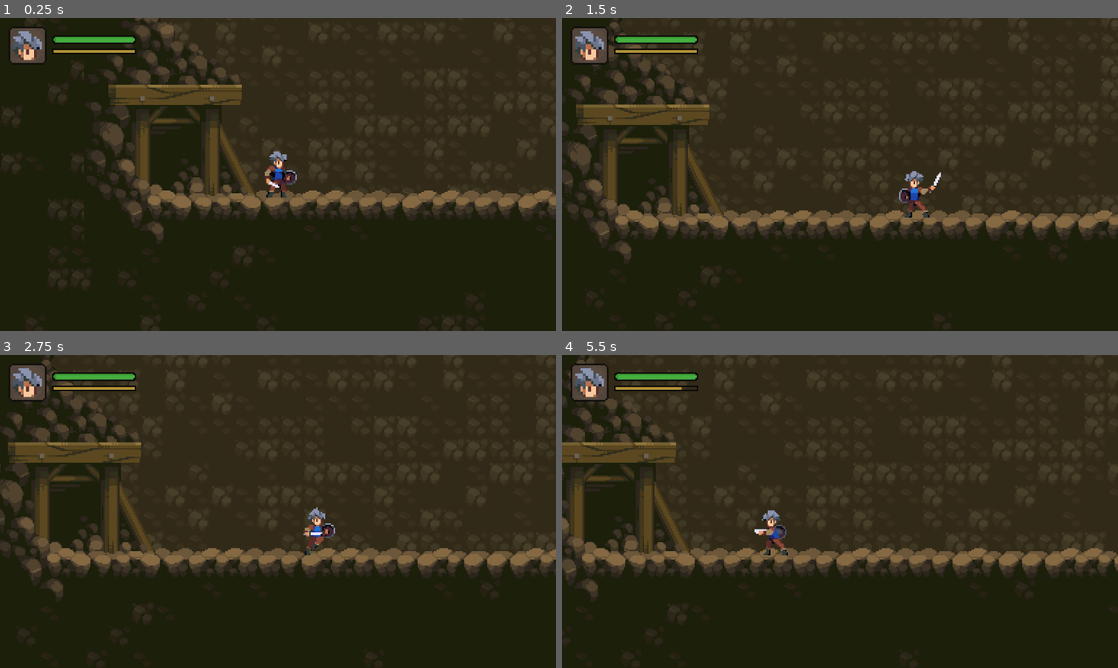
Above: before the commit, frames 1-4 (two rows, left to right).
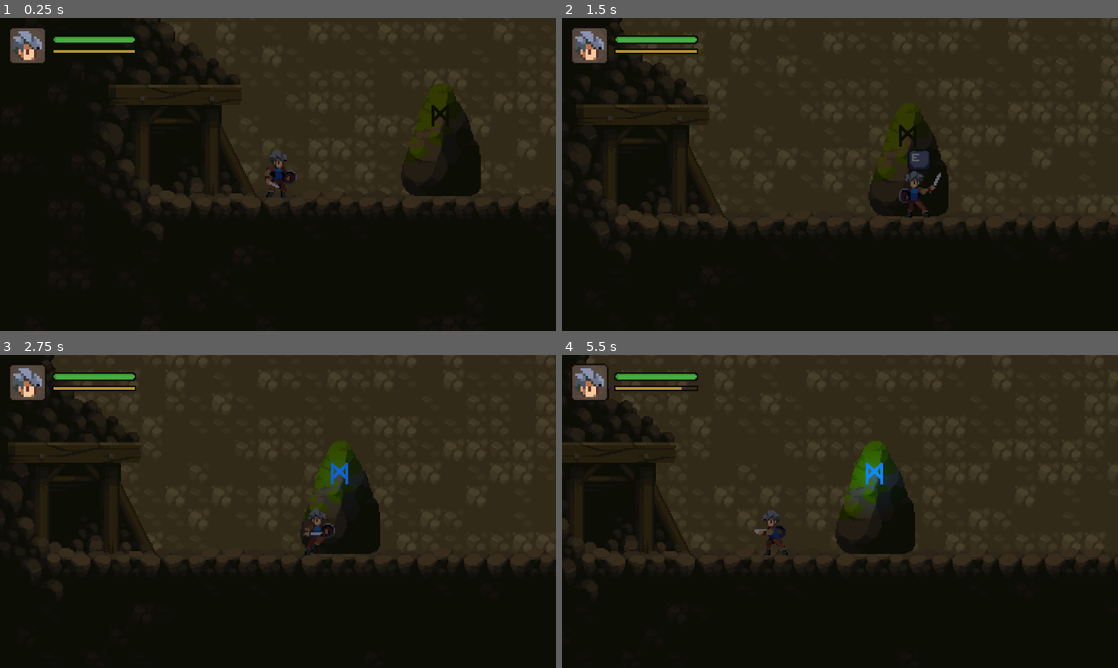
Above: after the commit, the same moments.

Repository: Amoyens1s/godot-learn
Game: Godot game, scene res://maps/cave.tscn
Same seed, same stepped clock (60 frames per second), same inputs: the game is played once before the commit and once after it. This scene is started directly instead of the project's main scene.
Inputs:
- Up to frame 1 (0.25 s): no input
- Up to frame 2 (1.5 s): tap Enter at 0.5 s; hold D (move_right) 0.53-1.28 s; hold E (interact) 0.53-1.28 s; tap Space (jump) at 0.77 s; hold A (move_left) from 1.28 s (still down); tap J (attack) at 1.35 s
- Up to frame 3 (2.75 s): tap Space (jump) at 1.52 s; tap E (interact) at 1.55 s; release A (move_left) at 2.03 s; hold D (move_right) from 2.03 s (still down); hold E (interact) from 2.03 s (still down)
- Up to frame 4 (5.5 s): release E (interact) at 2.78 s; tap K (slide) at 2.85 s; tap Space (jump) at 3.02, 3.77, 4.52 s; tap E (interact) at 3.05, 4.35, 5.3 s; release D (move_right) at 3.53 s; hold E (interact) 3.53-4.28 s; hold A (move_left) from 3.53 s (still down); tap L at 3.6 s; hold J (attack) from 5.03 s (still down)

The runs differ from the first frame. In frame 1, 18% of the frame differs, in the area x 0-100%, y 0-100%; in frame 2, 17%; in frame 3, 17%; in frame 4, 16%.

Commit message:
feat: 存档石头

Diff:
--- a/03.勇者传说/maps/cave.tscn
+++ b/03.勇者传说/maps/cave.tscn
@@ -1,9 +1,10 @@
-[gd_scene load_steps=7 format=3 uid="uid://brmw3mq52v2gf"]
+[gd_scene load_steps=8 format=3 uid="uid://brmw3mq52v2gf"]
 
 [ext_resource type="Script" uid="uid://ca74sk7n1srmm" path="res://maps/world.gd" id="1_l78uw"]
 [ext_resource type="PackedScene" uid="uid://dwgw8lt6kuhrq" path="res://scenes/mine_gate.tscn" id="3_45eu1"]
 [ext_resource type="Script" uid="uid://bandm5wlvj3y6" path="res://scripts/classes/EntryPoint.gd" id="4_l78uw"]
 [ext_resource type="TileSet" uid="uid://c38h67ltw2rv7" path="res://tiles/tile.tres" id="4_ye82m"]
+[ext_resource type="PackedScene" uid="uid://pmxsg0wv2b7r" path="res://scenes/save_stone.tscn" id="5_0qq4n"]
 [ext_resource type="PackedScene" uid="uid://biodm7i0lwapv" path="res://scenes/player.tscn" id="5_fpr8h"]
 [ext_resource type="PackedScene" uid="uid://cqkogf1dsbik1" path="res://scenes/enemies/boar.tscn" id="8_owvnq"]
 
@@ -27,6 +28,9 @@
 position = Vector2(-256, 480)
 script = ExtResource("4_l78uw")
 metadata/_custom_type_script = "uid://bandm5wlvj3y6"
+
+[node name="SaveStone" parent="TileMap" instance=ExtResource("5_0qq4n")]
+position = Vector2(-176, 392)
 
 [node name="Player" parent="." instance=ExtResource("5_fpr8h")]
 position = Vector2(104, 296)
@@ -56,3 +60,6 @@
 
 [node name="Boar" parent="." instance=ExtResource("8_owvnq")]
 position = Vector2(952, 272)
+
+[node name="CanvasModulate" type="CanvasModulate" parent="."]
+color = Color(0.427493, 0.427493, 0.427493, 1)
--- /dev/null
+++ b/03.勇者传说/scenes/save_stone.tscn
@@ -0,0 +1,202 @@
+[gd_scene load_steps=10 format=3 uid="uid://pmxsg0wv2b7r"]
+
+[ext_resource type="Script" uid="uid://dk6m0mlwfwuhk" path="res://scripts/save_stone.gd" id="1_4el8i"]
+[ext_resource type="Texture2D" uid="uid://bqmorybskaus1" path="res://assets/Props-Rocks.png" id="2_xh6qk"]
+
+[sub_resource type="RectangleShape2D" id="RectangleShape2D_l6ai7"]
+size = Vector2(74, 79)
+
+[sub_resource type="Gradient" id="Gradient_4el8i"]
+colors = PackedColorArray(1, 1, 1, 1, 0, 0, 0, 1)
+
+[sub_resource type="GradientTexture2D" id="GradientTexture2D_xh6qk"]
+gradient = SubResource("Gradient_4el8i")
+fill = 1
+fill_from = Vector2(0.5, 0.5)
+fill_to = Vector2(0.5, 0)
+metadata/_snap_enabled = true
+
+[sub_resource type="Animation" id="Animation_l6ai7"]
+resource_name = "ready"
+tracks/0/type = "value"
+tracks/0/imported = false
+tracks/0/enabled = true
+tracks/0/path = NodePath("PointLight2D:enabled")
+tracks/0/interp = 1
+tracks/0/loop_wrap = true
+tracks/0/keys = {
+"times": PackedFloat32Array(0),
+"transitions": PackedFloat32Array(1),
+"update": 1,
+"values": [false]
+}
+tracks/1/type = "value"
+tracks/1/imported = false
+tracks/1/enabled = true
+tracks/1/path = NodePath("Props-rocks2:region_rect")
+tracks/1/interp = 1
+tracks/1/loop_wrap = true
+tracks/1/keys = {
+"times": PackedFloat32Array(0),
+"transitions": PackedFloat32Array(1),
+"update": 0,
+"values": [Rect2(48, 288, 16, 16)]
+}
+tracks/2/type = "value"
+tracks/2/imported = false
+tracks/2/enabled = true
+tracks/2/path = NodePath(".:monitoring")
+tracks/2/interp = 1
+tracks/2/loop_wrap = true
+tracks/2/keys = {
+"times": PackedFloat32Array(0),
+"transitions": PackedFloat32Array(1),
+"update": 1,
+"values": [true]
+}
+
+[sub_resource type="Animation" id="Animation_mayrj"]
+length = 0.001
+tracks/0/type = "value"
+tracks/0/imported = false
+tracks/0/enabled = true
+tracks/0/path = NodePath("PointLight2D:enabled")
+tracks/0/interp = 1
+tracks/0/loop_wrap = true
+tracks/0/keys = {
+"times": PackedFloat32Array(0),
+"transitions": PackedFloat32Array(1),
+"update": 1,
+"values": [false]
+}
+tracks/1/type = "value"
+tracks/1/imported = false
+tracks/1/enabled = true
+tracks/1/path = NodePath("Props-rocks2:region_rect")
+tracks/1/interp = 1
+tracks/1/loop_wrap = true
+tracks/1/keys = {
+"times": PackedFloat32Array(0),
+"transitions": PackedFloat32Array(1),
+"update": 0,
+"values": [Rect2(48, 288, 16, 16)]
+}
+tracks/2/type = "value"
+tracks/2/imported = false
+tracks/2/enabled = true
+tracks/2/path = NodePath(".:monitoring")
+tracks/2/interp = 1
+tracks/2/loop_wrap = true
+tracks/2/keys = {
+"times": PackedFloat32Array(0),
+"transitions": PackedFloat32Array(1),
+"update": 1,
+"values": [true]
+}
+tracks/3/type = "value"
+tracks/3/imported = false
+tracks/3/enabled = true
+tracks/3/path = NodePath("PointLight2D:energy")
+tracks/3/interp = 1
+tracks/3/loop_wrap = true
+tracks/3/keys = {
+"times": PackedFloat32Array(0),
+"transitions": PackedFloat32Array(1),
+"update": 0,
+"values": [1.2]
+}
+
+[sub_resource type="Animation" id="Animation_85l2d"]
+resource_name = "activated"
+length = 2.0
+loop_mode = 1
+step = 0.1
+tracks/0/type = "value"
+tracks/0/imported = false
+tracks/0/enabled = true
+tracks/0/path = NodePath("PointLight2D:enabled")
+tracks/0/interp = 1
+tracks/0/loop_wrap = true
+tracks/0/keys = {
+"times": PackedFloat32Array(0),
+"transitions": PackedFloat32Array(1),
+"update": 1,
+"values": [true]
+}
+tracks/1/type = "value"
+tracks/1/imported = false
+tracks/1/enabled = true
+tracks/1/path = NodePath("Props-rocks2:region_rect")
+tracks/1/interp = 1
+tracks/1/loop_wrap = true
+tracks/1/keys = {
+"times": PackedFloat32Array(0),
+"transitions": PackedFloat32Array(1),
+"update": 0,
+"values": [Rect2(192, 288, 16, 16)]
+}
+tracks/2/type = "value"
+tracks/2/imported = false
+tracks/2/enabled = true
+tracks/2/path = NodePath(".:monitoring")
+tracks/2/interp = 1
+tracks/2/loop_wrap = true
+tracks/2/keys = {
+"times": PackedFloat32Array(0),
+"transitions": PackedFloat32Array(1),
+"update": 1,
+"values": [false]
+}
+tracks/3/type = "value"
+tracks/3/imported = false
+tracks/3/enabled = true
+tracks/3/path = NodePath("PointLight2D:energy")
+tracks/3/interp = 2
+tracks/3/loop_wrap = true
+tracks/3/keys = {
+"times": PackedFloat32Array(0, 1),
+"transitions": PackedFloat32Array(1, 1),
+"update": 0,
+"values": [1.2, 0.5]
+}
+
+[sub_resource type="AnimationLibrary" id="AnimationLibrary_cj11h"]
+_data = {
+&"RESET": SubResource("Animation_mayrj"),
+&"activated": SubResource("Animation_85l2d"),
+&"ready": SubResource("Animation_l6ai7")
+}
+
+[node name="SaveStone" type="Area2D"]
+script = ExtResource("1_4el8i")
+metadata/_custom_type_script = "uid://c20vvy365x2mn"
+
+[node name="Props-rocks" type="Sprite2D" parent="."]
+position = Vector2(32, 48)
+texture = ExtResource("2_xh6qk")
+region_enabled = true
+region_rect = Rect2(5, 82, 56, 78)
+
+[node name="CollisionShape2D" type="CollisionShape2D" parent="."]
+position = Vector2(32, 48)
+shape = SubResource("RectangleShape2D_l6ai7")
+
+[node name="Props-rocks2" type="Sprite2D" parent="."]
+position = Vector2(32, 32)
+texture = ExtResource("2_xh6qk")
+region_enabled = true
+region_rect = Rect2(48, 288, 16, 16)
+
+[node name="PointLight2D" type="PointLight2D" parent="."]
+position = Vector2(32, 32)
+enabled = false
+color = Color(0, 0.443137, 1, 1)
+energy = 1.2
+texture = SubResource("GradientTexture2D_xh6qk")
+
+[node name="AnimationPlayer" type="AnimationPlayer" parent="."]
+callback_mode_process = 0
+libraries = {
+&"": SubResource("AnimationLibrary_cj11h")
+}
+autoplay = "ready"
--- /dev/null
+++ b/03.勇者传说/scripts/save_stone.gd
@@ -0,0 +1,9 @@
+extends Interactable
+
+@onready var animation_player: AnimationPlayer = $AnimationPlayer
+
+
+func interact() -> void:
+	super()
+	animation_player.play("activated")
+	Game.save_game()
Binary file added: 03.勇者传说/assets/Props-Rocks.png
Not shown, added: 03.勇者传说/assets/Props-Rocks.png.import
Not shown, added: 03.勇者传说/scripts/save_stone.gd.uid
